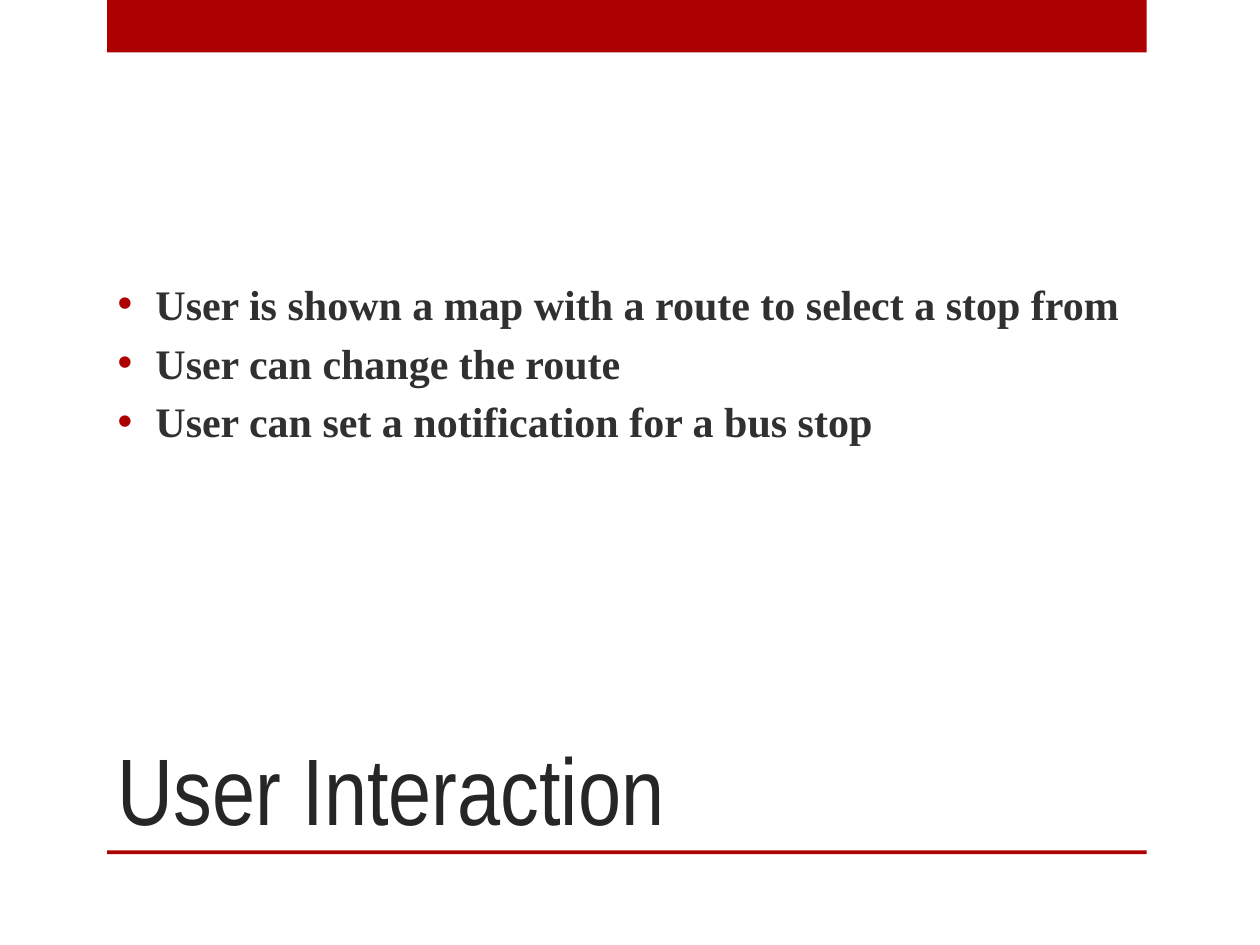
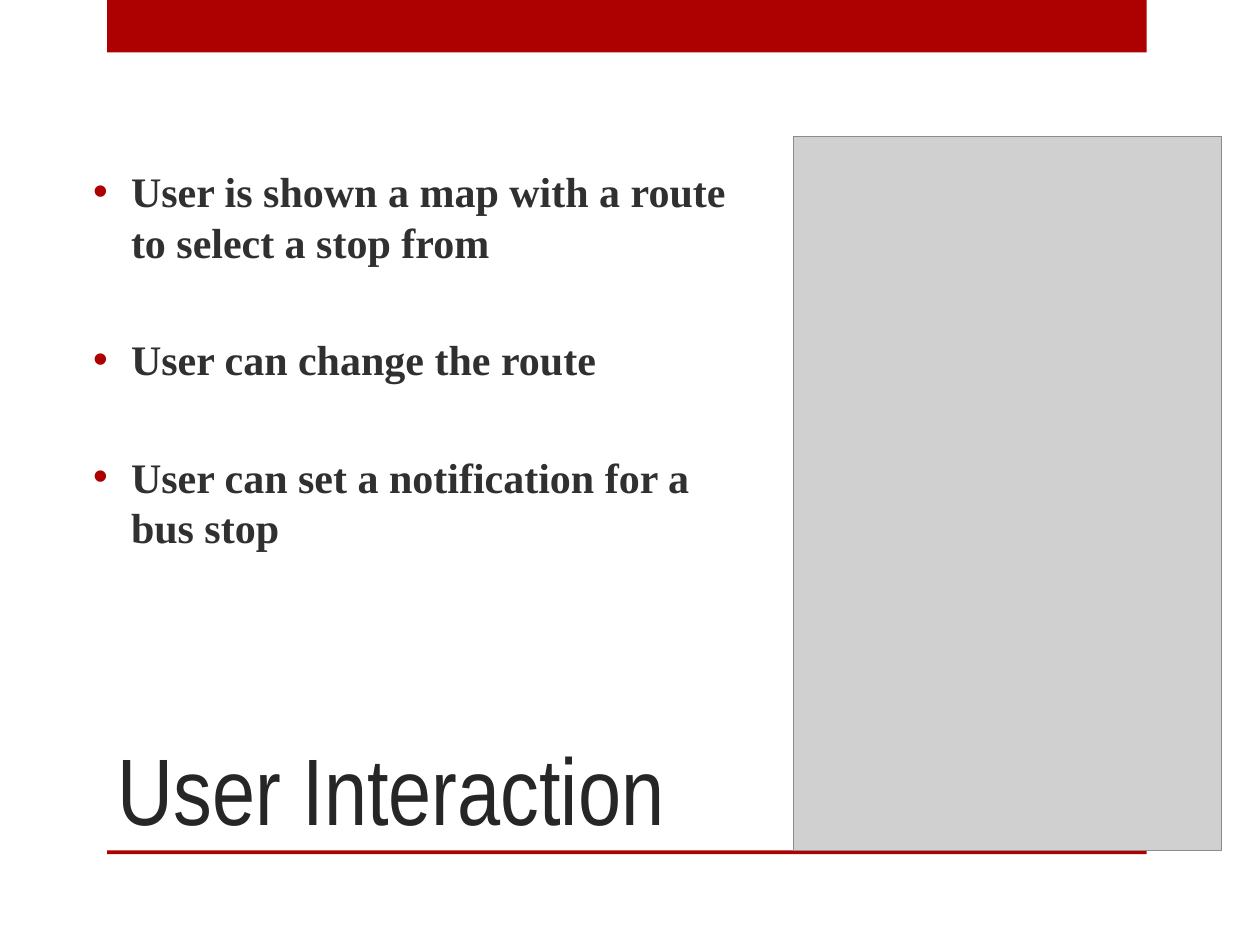
Before and after one commit to UKOpenLexingtonSeniorDesign/presentation, a slide deck: slide 5 of Presentation1.pptx. Drawn at 1260x945 pixels with LibreOffice and Linux fonts; fonts in the diff are those of the drawing; grey boxes stand for pictures; background and template pictures are left out. Boxes give left, top, right and bottom in pixels: in the first picture for what was removed or moved away, otherwise in the second. Text is boxed around its words. In the diff, an @@ line names an element or a change of style, - is before the commit and + after.

Commit message:
Pictures, Info

```diff
--- a/Presentation1.pptx
+++ b/Presentation1.pptx
@@ text "User is shown a map ..." rewrapped from <box>155,290,1119,446</box> to <box>131,178,726,552</box> @@
@@ picture added at <box>794,136,1222,850</box> @@
```
Also in this commit, not shown: 6 other slides changed.
